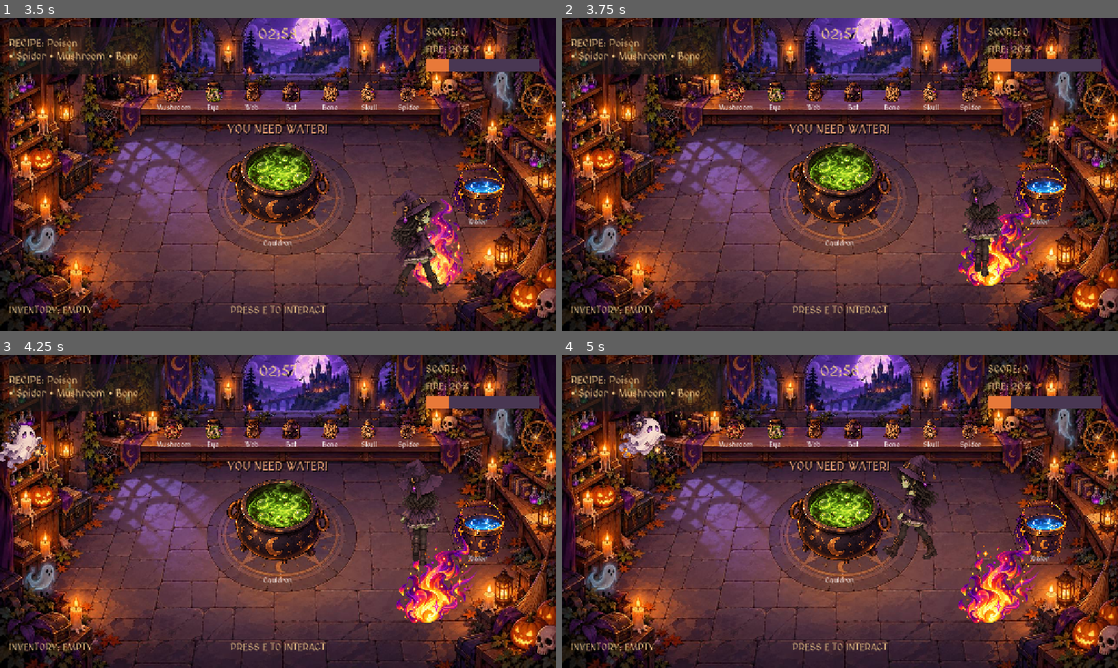
Above: before the commit, frames 1-4 (two rows, left to right).
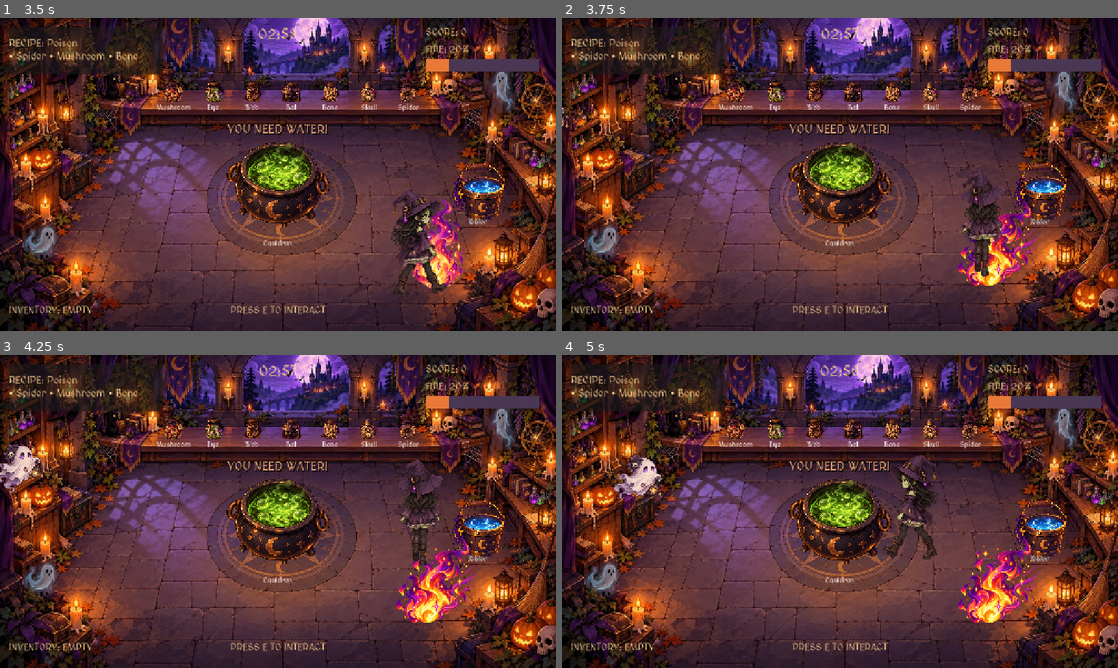
Above: after the commit, the same moments.

Repository: ryadoviy/HellsShift
Game: Godot game, scene res://main.tscn
Two runs of this game, one before a commit and one after it. Both use one fixed random seed, a clock stepped at 60 frames per second and the inputs below.
Inputs (mouse positions are in pixels of both pictures, inside the frame that each line leads up to):
- Up to frame 1 (3.5 s): click "PLAY" at 0.5 s; tap E (interact) at 1.25, 2, 2.1, 2.75 s; move the mouse to (400, 158) at 1.27 s; hold D (move_right) 1.28-2.03 s; hold Q (drop_item) 1.28-2.03 s; click (400, 158) at 1.42 s; move the mouse to (166, 190) at 2.02 s; hold S (move_down) 2.03-2.78 s; move the mouse to (333, 105) at 2.77 s; hold D (move_right) from 2.78 s (still down); tap H at 2.85 s
- Up to frame 2 (3.75 s): tap E (interact) at 3.5 s; move the mouse to (812, 237) at 3.52 s; release D (move_right) at 3.53 s; hold W (move_up) from 3.53 s (still down); tap Q (drop_item) at 3.6 s; click (812, 237) at 3.67 s
- Up to frame 3 (4.25 s): keep holding W (move_up)
- Up to frame 4 (5 s): tap E (interact) at 4.25 s; move the mouse to (1006, 558) at 4.27 s; release W (move_up) at 4.28 s; hold A (move_left) from 4.28 s (still down); hold E (interact) from 4.28 s (still down)

Frame 1 is identical in both runs. In frame 2, less than 0.1% of the frame differs, in the area x 0-2%, y 26-36%; in frame 3, 1.1%; in frame 4, 1.4%, in the area x 9-19%, y 18-46%.

Commit message:
Make ghosts hunt and freeze the witch
Co-authored-by: Copilot <223556219+Copilot@users.noreply.github.com>

Diff:
--- a/ghost_system.gd
+++ b/ghost_system.gd
@@ -118,9 +118,17 @@
 
 		match phase:
 			Phase.FLYING:
-				var destination: Vector2 = to_local(
-					target.global_position
-				) + Vector2(0, -25)
+				var destination: Vector2
+				if (
+					player != null
+					and bool(ghost.get("hunts_player", false))
+					and not bool(ghost.get("player_hit", false))
+				):
+					destination = to_local(player.global_position)
+				else:
+					destination = to_local(
+						target.global_position
+					) + Vector2(0, -25)
 
 				position = position.move_toward(
 					destination,
@@ -129,10 +137,19 @@
 				ghost["position"] = position
 
 				if position.distance_to(destination) < 2.0:
-					ghost["phase"] = Phase.BLOCKING
-					ghost["time_left"] = block_duration
-					target.set_meta("ghost_blocked", true)
-					target.modulate = Color(0.6, 0.7, 1.0)
+					if (
+						player != null
+						and bool(ghost.get("hunts_player", false))
+						and not bool(ghost.get("player_hit", false))
+					):
+						ghost["player_hit"] = true
+						player.freeze_for(block_duration)
+						ghost["phase"] = Phase.LEAVING
+					else:
+						ghost["phase"] = Phase.BLOCKING
+						ghost["time_left"] = block_duration
+						target.set_meta("ghost_blocked", true)
+						target.modulate = Color(0.6, 0.7, 1.0)
 
 			Phase.BLOCKING:
 				ghost["position"] = to_local(
@@ -172,14 +189,19 @@
 	if player == null or player.is_frozen():
 		return
 
-	var ghost_position: Vector2 = ghost["position"]
+	var sprite := ghost.get("sprite") as AnimatedSprite2D
+	if not is_instance_valid(sprite):
+		return
+
 	var distance: float = player.global_position.distance_to(
-		to_global(ghost_position)
+		sprite.global_position
 	)
 
-	if distance <= 72.0 and not bool(ghost.get("player_hit", false)):
+	if distance <= 110.0 and not bool(ghost.get("player_hit", false)):
 		ghost["player_hit"] = true
 		player.freeze_for(block_duration)
+		_release_target(ghost)
+		ghost["phase"] = Phase.LEAVING
 
 
 func spawn_ghost() -> bool:
@@ -232,6 +254,7 @@
 		"original_modulate": target.modulate,
 		"released": false,
 		"player_hit": false,
+		"hunts_player": ghosts.size() % 2 == 0,
 		"sprite": sprite
 	})
 
